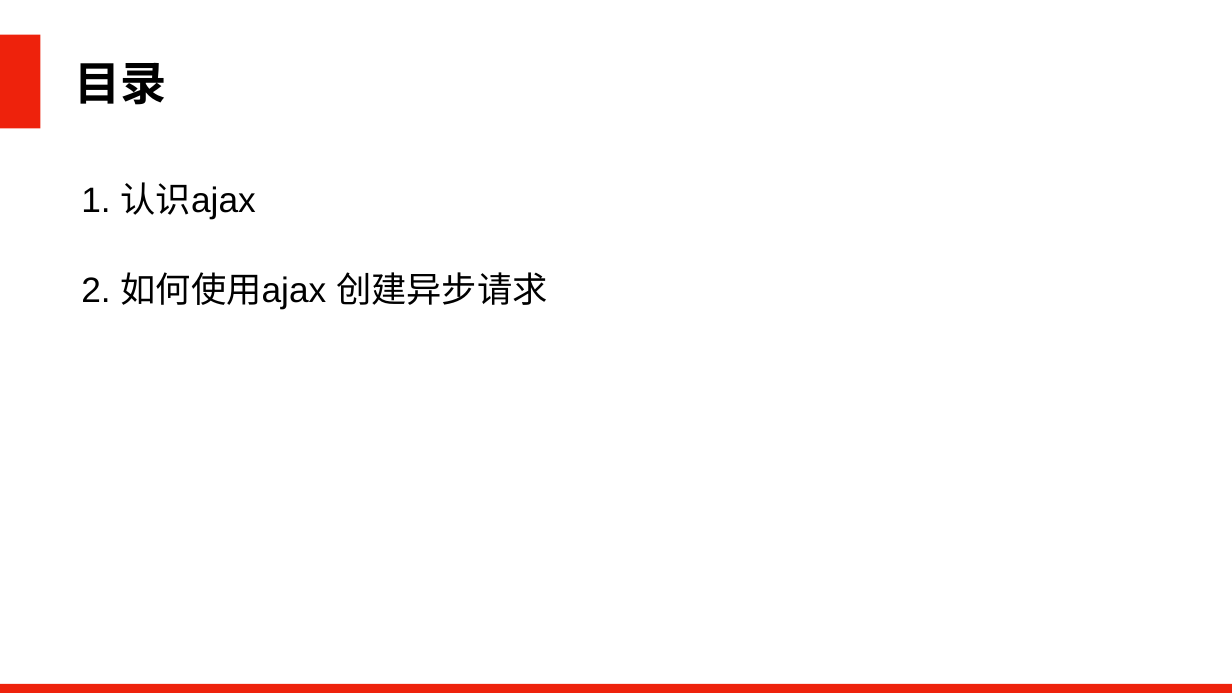
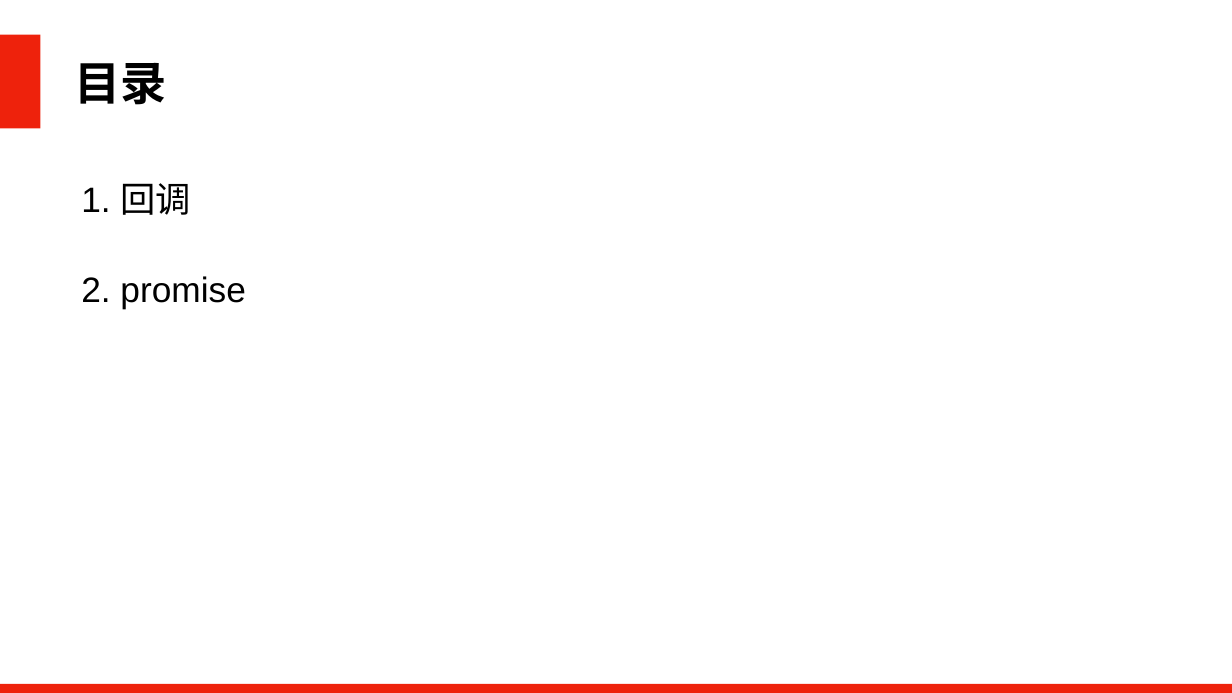
Before and after one commit to zmclass/web-study, a slide deck: slide 2 of 2020-1-14/ppt/promise.pptx. Drawn at 1232x693 pixels with LibreOffice and Linux fonts; fonts in the diff are those of the drawing. Boxes give left, top, right and bottom in pixels: in the first picture for what was removed or moved away, otherwise in the second. Text is boxed around its words. In the diff, an @@ line names an element or a change of style, - is before the commit and + after.

```diff
--- a/2020-1-14/ppt/promise.pptx
+++ b/2020-1-14/ppt/promise.pptx
@@ text at bbox=[81, 183, 192, 215]: text changed @@
-1. 认识ajax
+1. 回调
@@ text at bbox=[81, 276, 245, 309]: text changed @@
-2. 如何使用ajax 创建异步请求
+2. promise
```
Also in this commit, not shown: 13 other files.
